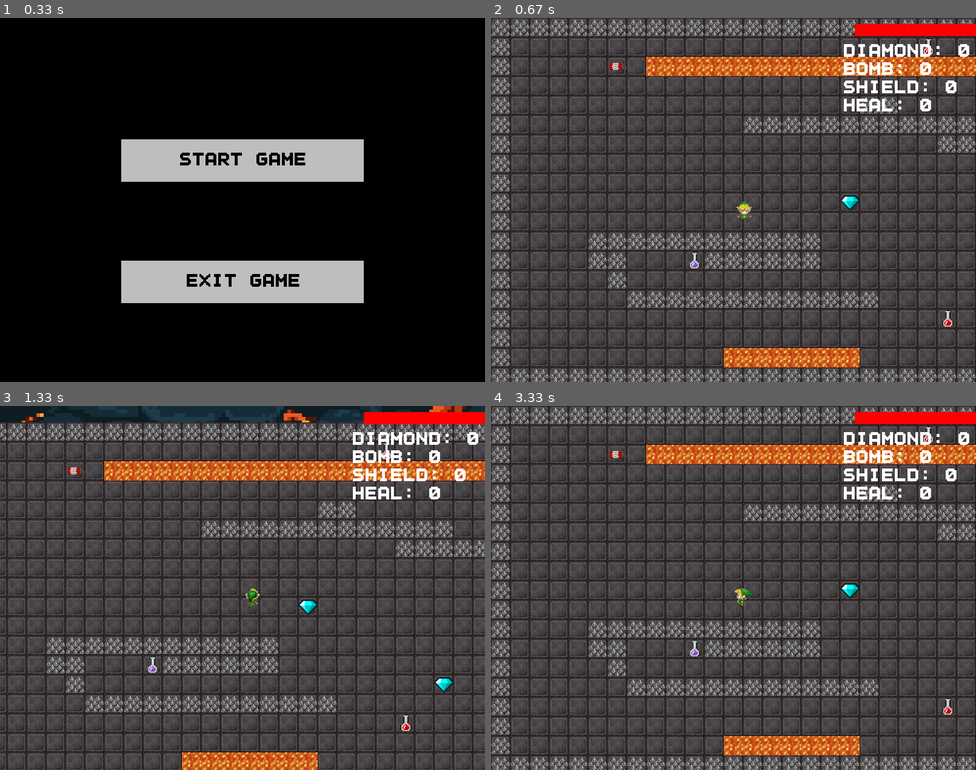
Above: before the commit, frames 1-4 (two rows, left to right).
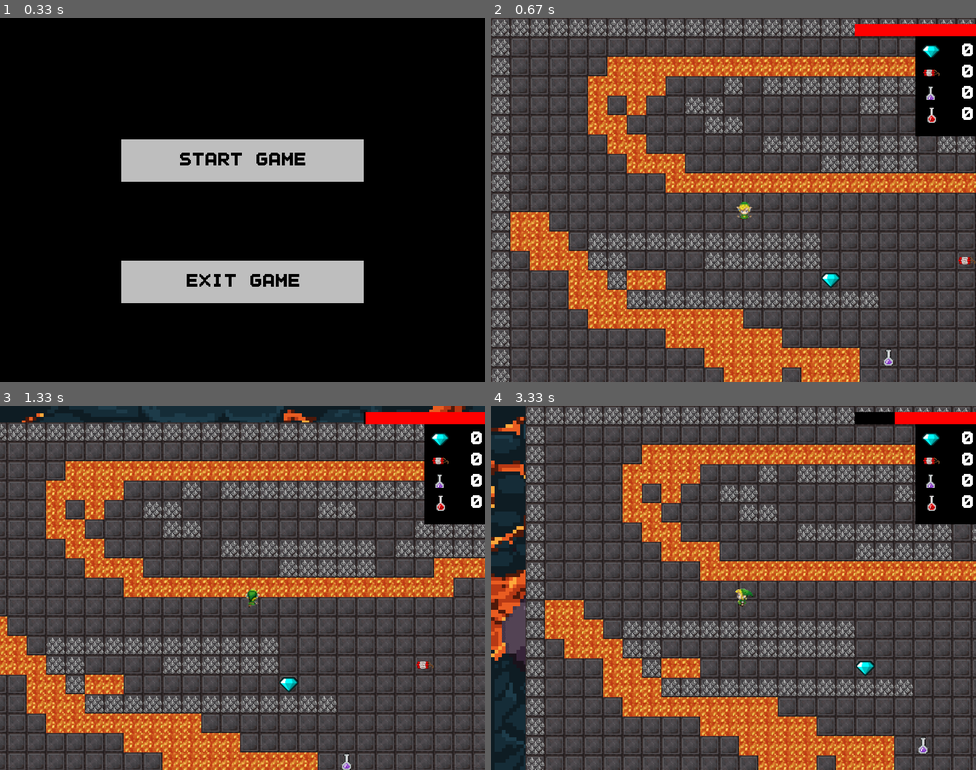
Above: after the commit, the same moments.

Repository: MarcoPertegal/robot8bit-pygame
Game: pygame game, started from pygame-8bit/main.py
Two runs of this game, one before a commit and one after it. Both use one fixed random seed, a clock stepped at 60 frames per second and the inputs below.
Inputs (mouse positions are in pixels of both pictures, inside the frame that each line leads up to):
- Up to frame 1 (0.33 s): no input
- Up to frame 2 (0.67 s): click (733, 159) at 0.38 s
- Up to frame 3 (1.33 s): hold Right 0.67-1.13 s; move the mouse to (223, 602) at 0.7 s; hold Up from 1.17 s (still down)
- Up to frame 4 (3.33 s): release Up at 1.47 s; hold Right 1.5-1.97 s; hold Left 2-2.53 s; hold Down 2.57-2.87 s; hold Left 2.9-3.3 s

Frame 1 is identical in both runs. In frame 2, 22% of the frame differs, in the area x 4-100%, y 5-100%; in frame 3, 20%; in frame 4, 48%, in the area x 0-100%, y 0-100%.

Commit message:
Inventory and new map done

Diff:
--- a/pygame-8bit/config.py
+++ b/pygame-8bit/config.py
@@ -23,5 +23,5 @@
 game_background_sprite = "assets/game_background.png"
 diamond_sprite = 'assets/diamond.png'
 bomb_sprite = 'assets/bomb.png'
-shield_sprite = 'assets/shiled.png'
+shield_sprite = 'assets/shield.png'
 heal_sprite = 'assets/heal.png'
--- a/pygame-8bit/main.py
+++ b/pygame-8bit/main.py
@@ -164,13 +164,39 @@
         pygame.draw.rect(self.screen, bar_color, bar_rect)
 
     def draw_inventory(self):
-        inventory_start_x = SCREEN_WIDTH - 220
+        inventory_start_x = SCREEN_WIDTH - 90
         inventory_start_y = 40
+        icon_size = 30
+        background_color = (0, 0, 0)
+        padding = 10
 
         for i, (obj_type, count) in enumerate(self.Player.inventory.items()):
-            obj_text = self.font.render(f"{obj_type}: {count}", True, (255, 255, 255))
-            obj_text_rect = obj_text.get_rect(topleft=(inventory_start_x, inventory_start_y + i * 30))
-            self.screen.blit(obj_text, obj_text_rect)
+            if obj_type == "diamond":
+                icon_image = pygame.image.load("assets/diamond.png")
+            elif obj_type == "bomb":
+                icon_image = pygame.image.load("assets/bomb.png")
+            elif obj_type == "shield":
+                icon_image = pygame.image.load("assets/shield.png")
+            elif obj_type == "heal":
+                icon_image = pygame.image.load("assets/heal.png")
+
+            icon_image = pygame.transform.scale(icon_image, (icon_size, icon_size))
+
+            background_rect = pygame.Rect(
+                inventory_start_x - padding,
+                inventory_start_y + i * (icon_size + 5) - padding,
+                icon_size + 55 + 2 * padding,
+                icon_size + 10 + 2 * padding
+            )
+            pygame.draw.rect(self.screen, background_color, background_rect)
+
+            icon_rect = icon_image.get_rect(topleft=(inventory_start_x, inventory_start_y + i * (icon_size + 5)))
+            self.screen.blit(icon_image, icon_rect)
+
+            count_text = self.font.render(str(count), True, (255, 255, 255))
+            count_rect = count_text.get_rect(
+                midleft=(inventory_start_x + icon_size + 35, inventory_start_y + i * (icon_size + 5) + icon_size / 2))
+            self.screen.blit(count_text, count_rect)
 
     def check_victory_condition(self):
         if self.Player.inventory["diamond"] == self.total_diamonds:
--- a/pygame-8bit/map.txt
+++ b/pygame-8bit/map.txt
@@ -1,20 +1,28 @@
 B:3, D:3, S:1, H:2
-WWWWWWWWWWWWWWWWWWWWWWWWWWWWWWWWWWWWWWWWW
-W.......................................W
-W.......LLLLLLLLLLLLLLLLLLLLLLLLLLLLLLLLW
-W................................LL.....W
-W..................WW..............L....W
-W............WWWWWWWWWWWWW..............W
-W......................WWWWWW...........W
-W.......................................W
-W.......................................W
-W...................P...................W
-W.............................LLL.......W
-W....WWWWWWWWWWWW............LLLL.......W
-W....WW....WWWWWW.............LLL.......W
-W.....W.................................W
-W......WWWWWWWWWWWWW....................W
-W.......................................W
-W.......................................W
-W...........LLLLLLL.....................W
-WWWWWWWWWWWWWWWWWWWWWWWWWWWWWWWWWWWWWWWWW
+WWWWWWWWWWWWWWWWWWWWWWWWWWWWWWWWWWWWWWWWWWWWWWWWWW
+W................................................W
+W.....LLLLLLLLLLLLLLLLLLLLLLLLLLLLL..............W
+W....LLLL...W.WWWWWWWWWWWWW......LLL.............W
+W....L.L..WW.......WW......WWWW...LL.............W
+W....LL....WW...........WWWWW....L.L.............W
+W.....LL......WWWWWWWW.WWWWWW.....LL.............W
+W......LLL.......WWWWW...LLLLLLLLLLL.............W
+W........LLLLLLLLLLLLLLLLL.......................W
+W............................P...................W
+WLL....................................LLLWWWWWW.W
+WLLL.WWWWWWWWWWWW............LLLL......WWW.......W
+W.LLLWW....WWWWWW.............LLL..WWWW.......LLLW
+W...LLWLL..........................WWW.........LLW
+W...LLLWWWWWWWWWWWWW.................WWWWWWWW....W
+W....LLLLLLLL..............................WWWW..W
+W........LLLLLL........................WWWWWWWWWWW
+W..........LLLLLLLL..............................W
+W...........LLL.LLL..............................W
+W...........LL...LL.............WWWWWWW.WWWWWWWWWW
+W............WWW..............WWWW..LLLLLLLLLLLLLW
+W............LLLLLLL.......WWWWLLL...............W
+W.............LLLLL........WWWLLLLLLLLLLLLLLLL...W
+W............LLLLL........WWW....................W
+W...........LLLLL........WWW.....LLLLLLLLLLLLLLL.W
+W...........LLLLLL.......WWW.....................W
+WWWWWWWWWWWWWWWWWWWWWWWWWWWWWWWWWWWWWWWWWWWWWWWWWW
--- a/pygame-8bit/player.py
+++ b/pygame-8bit/player.py
@@ -31,6 +31,7 @@
         self.shield_key_pressed = False
         self.bomb_key_pressed = False
 
+
     def movement(self):
         keys = pygame.key.get_pressed()
         if keys[pygame.K_LEFT]:
Renamed: pygame-8bit/assets/shiled.png -> pygame-8bit/assets/shield.png
